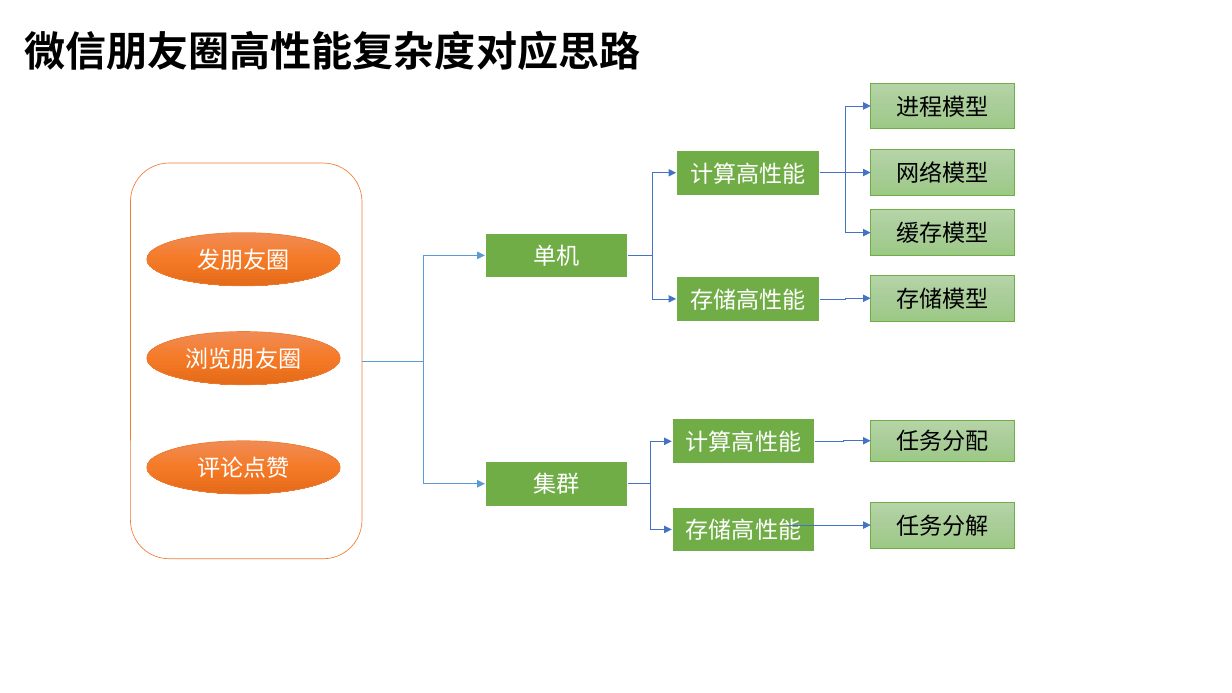
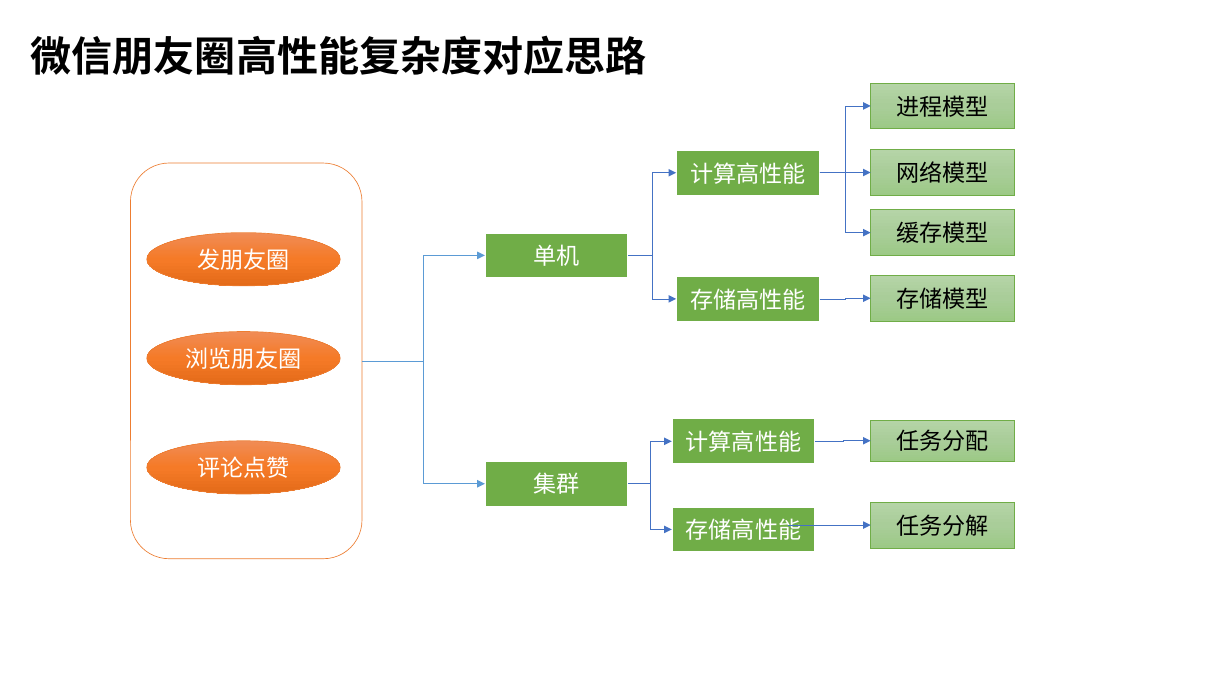
Before and after one commit to gerrypang/rchitecture-training-camp, a slide deck: slide 2 of part-02/02-homework.pptx. Drawn at 1232x693 pixels with LibreOffice and Linux fonts; fonts in the diff are those of the drawing. Boxes give left, top, right and bottom in pixels: in the first picture for what was removed or moved away, otherwise in the second. Text is boxed around its words. In the diff, an @@ line names an element or a change of style, - is before the commit and + after.

```diff
--- a/part-02/02-homework.pptx
+++ b/part-02/02-homework.pptx
@@ text "微信朋友圈高性能复杂度对应思路": place and size @@
-text "微信朋友圈高性能复杂度对应思路" at (24,30,640,70)
+text "微信朋友圈高性能复杂度对应思路" at (31,35,647,75)
```
Also in this commit, not shown: 1 other file.
